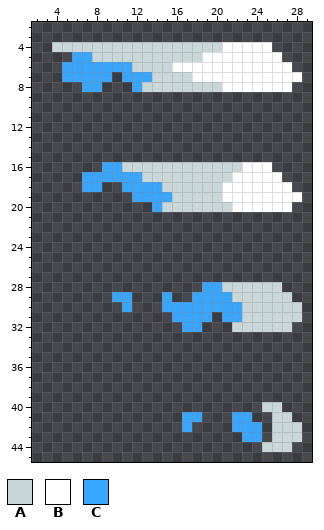
Two states of a sprite sheet, Graphics/Characters/HeroSlash.png. The first picture shows the starting point.
The file is 32x48 pixels. Shown: x 2..29, y 2..45. The old version is drawn lined up with the new one, on the new canvas.
Palette (. is transparent): A #c9d7d8  B #ffffff  C #38a5ff
Pixels before, first column x 4:
 4 AAAAAAAAAAAAAAAAABBBBB...
 5 ..CCAAAAAAAAAAABBBBBBBB..
 6 .CCCCCCCAAAABBBBBBBBBBBB.
 7 .CCCCC.CCCAAAABBBBBBBBBBB
 8 ...CC...CAAAAAAAABBBBBBB.
 9 .........................
10 .........................
11 .........................
12 .........................
13 .........................
14 .........................
15 .........................
16 .....CCAAAAAAAAAAAABBB...
17 ...CCCCCCAAAAAAAAABBBBB..
18 ...CC..CCCCAAAAAABBBBBBB.
19 ........CCCCAAAAABBBBBBBB
20 ..........CAAAAAAABBBBBB.
21 .........................
22 .........................
23 .........................
24 .........................
25 .........................
26 .........................
27 .........................
28 ...............CCAAAAAA..
29 ......CC...C..CCCCAAAAAA.
30 .......C...CCCCCCCCAAAAAA
31 ............CCCC.CCAAAAAA
32 .............CC...AAAAAA.
33 .........................
34 .........................
35 .........................
36 .........................
37 .........................
38 .........................
39 .........................
40 .....................AA..
41 .............CC...CC..AA.
42 .............C....CCC.AAA
43 ...................CC.AAA
44 .....................AAA.
Once edited:
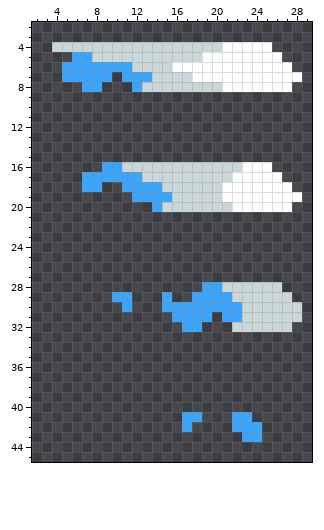
Diff:
canvas 32x48 -> 32x72
The edit erases colour A in row 40 at x 25 to 26; in row 41 at x 26 to 27; in rows 42 to 43 at x 26 to 28; in row 44 at x 25 to 27.
Pixel boxes of the changes (left, top, right, bottom) in both pictures:
erased: (262, 402, 302, 452)
